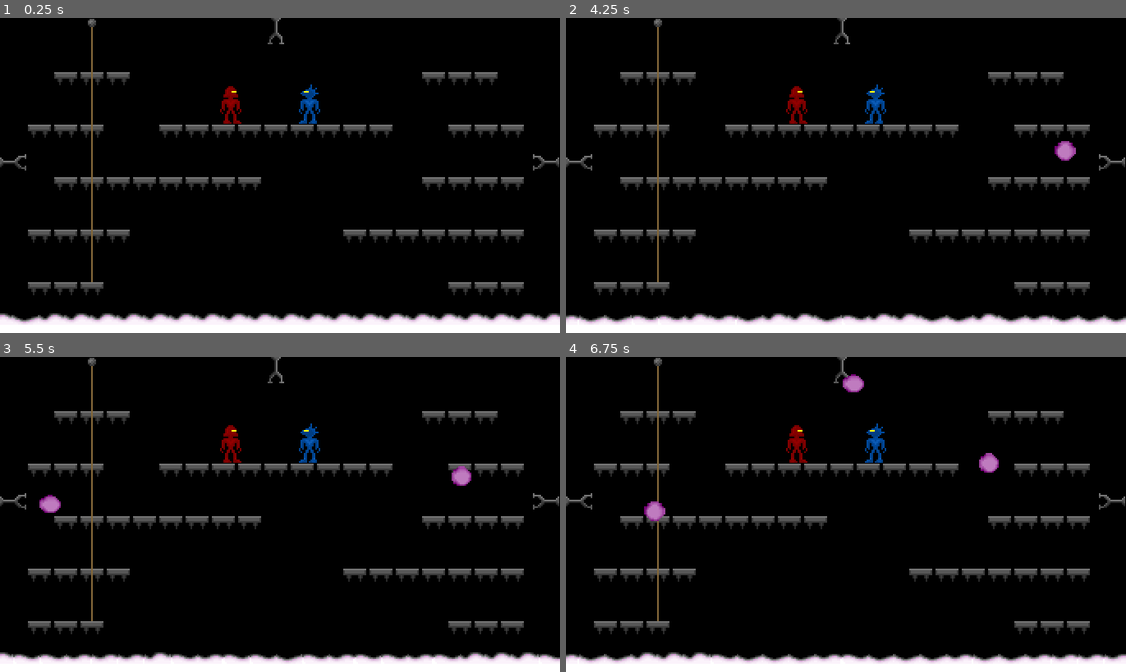
Above: before the commit, frames 1-4 (two rows, left to right).
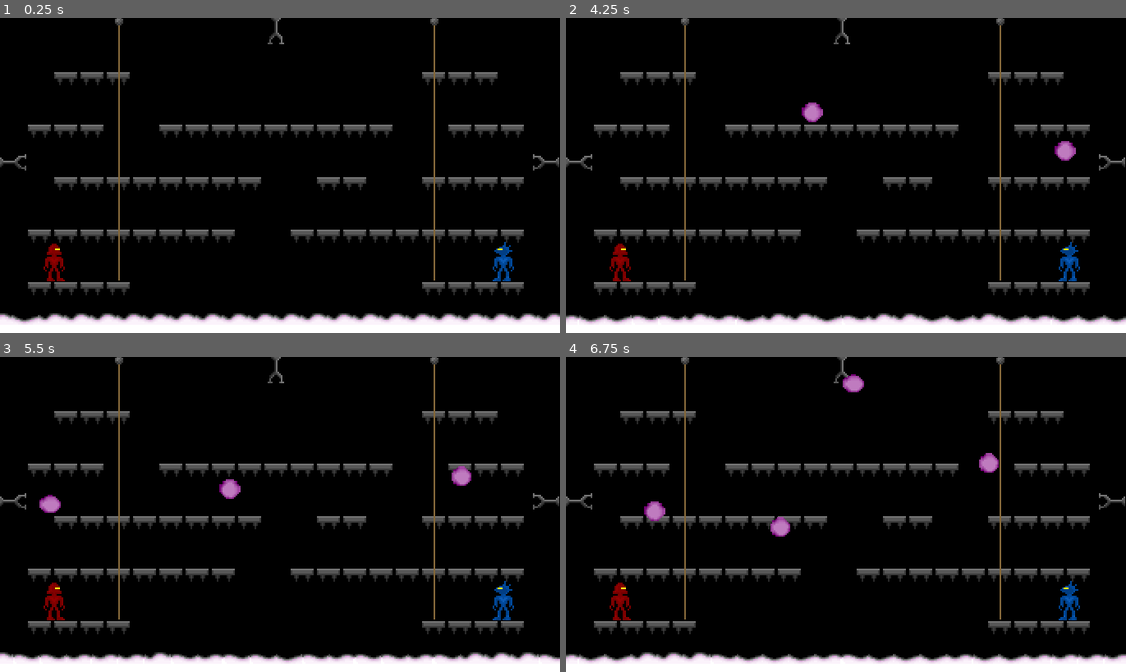
Above: after the commit, the same moments.

Repository: igorcafe/mduel-godot
Game: Godot game, scene res://Main.tscn
Same seed, same stepped clock (60 frames per second), same inputs: the game is played once before the commit and once after it.
Inputs:
- Up to frame 1 (0.25 s): no input
- Up to frame 2 (4.25 s): no input
- Up to frame 3 (5.5 s): no input
- Up to frame 4 (6.75 s): no input

The runs differ from the first frame. In frame 1, 2.9% of the frame differs, in the area x 7-92%, y 0-89%; in frame 2, 3.0%; in frame 3, 3.0%; in frame 4, 3.0%.

Commit message:
Other subtle changes

Diff:
--- a/src/Main.tscn
+++ b/src/Main.tscn
@@ -68,15 +68,17 @@
 collision_layer = 2
 collision_mask = 0
 format = 1
-tile_data = PoolIntArray( 131074, 0, 0, 131075, 0, 0, 131076 …(336 unchanged characters)… , 0, 0, 393224, 0, 0, 393225, 0, 0, 393232, 0, 0, 393233, 0, 0, 393234, 0, 0, 393235, 0, 0, 524289, 0, 0, 524290, 0, 0, 524291, 0, 0, 524292, 0, 0, 524301, 0, 0, 524302, 0, 0, 524303, 0, 0, 524304, 0, 0, 524305, 0, 0, 524306, 0, 0, 524307, 0, 0, 655361, 0, 0, 655362, 0, 0, 655363, 0, 0, 655377, 0, 0, 655378, 0, 0, 655379, 0, 0 )
+tile_data = PoolIntArray( 131074, 0, 0, 131075, 0, 0, 131076 …(336 unchanged characters)… , 0, 0, 393224, 0, 0, 393225, 0, 0, 393228, 0, 0, 393229, 0, 0, 393232, 0, 0, 393233, 0, 0, 393234, 0, 0, 393235, 0, 0, 524289, 0, 0, 524290, 0, 0, 524291, 0, 0, 524292, 0, 0, 524293, 0, 0, 524294, 0, 0, 524295, 0, 0, 524296, 0, 0, 524299, 0, 0, 524300, 0, 0, 524301, 0, 0, 524302, 0, 0, 524303, 0, 0, 524304, 0, 0, 524305, 0, 0, 524306, 0, 0, 524307, 0, 0, 655361, 0, 0, 655362, 0, 0, 655363, 0, 0, 655364, 0, 0, 655376, 0, 0, 655377, 0, 0, 655378, 0, 0, 655379, 0, 0 )
 
 [node name="Ropes" type="Node2D" parent="."]
 position = Vector2( 0, -2.83163 )
 
 [node name="Rope1" parent="Ropes" instance=ExtResource( 9 )]
-position = Vector2( 55.3858, 163.793 )
+position = Vector2( 72, 162.832 )
 
 [node name="Rope2" parent="Ropes" instance=ExtResource( 9 )]
+position = Vector2( 264, 162.832 )
+
 [node name="Spawners" type="Node2D" parent="."]
 
 [node name="left" parent="Spawners" instance=ExtResource( 4 )]
@@ -94,12 +96,12 @@
 [node name="Players" type="Node2D" parent="."]
 
 [node name="Player1" parent="Players" instance=ExtResource( 1 )]
-position = Vector2( 141.01, 63.8723 )
+position = Vector2( 33.3967, 159.864 )
 collision_mask = 126
 player_texture = ExtResource( 7 )
 
 [node name="Player2" parent="Players" instance=ExtResource( 1 )]
-position = Vector2( 187.942, 64.2927 )
+position = Vector2( 305.95, 159.97 )
 collision_mask = 126
 id = "p2"
 facing_right = false
--- a/src/Player/Player.tscn
+++ b/src/Player/Player.tscn
@@ -505,10 +505,10 @@
 states/throwed_backward/node = SubResource( 24 )
 states/throwed_backward/position = Vector2( 730.799, 714.567 )
 states/throwed_forward/node = SubResource( 25 )
-states/throwed_forward/position = Vector2( 502.211, 603.806 )
+states/throwed_forward/position = Vector2( 484.878, 570.473 )
 transitions = [ "idle", "jump_in_place", SubResource( 26 ), "jump_in_place", "idle", SubResource( 27 ), "idle", "run",  …(1026 unchanged characters)…
 start_node = "idle"
-graph_offset = Vector2( -246.122, -36.5275 )
+graph_offset = Vector2( -186.01, -36.5275 )
 
 [sub_resource type="AnimationNodeStateMachinePlayback" id=53]
 
@@ -656,12 +656,14 @@
 position = Vector2( 0, -11.9963 )
 texture = ExtResource( 1 )
 vframes = 68
+frame = 1
 
 [node name="BootsSprite" type="Sprite" parent="."]
 visible = false
 position = Vector2( 0, -11.996 )
 texture = ExtResource( 4 )
 vframes = 68
+frame = 4
 
 [node name="CollisionShape2D" type="CollisionShape2D" parent="."]
 position = Vector2( -0.332661, -2.33401 )
